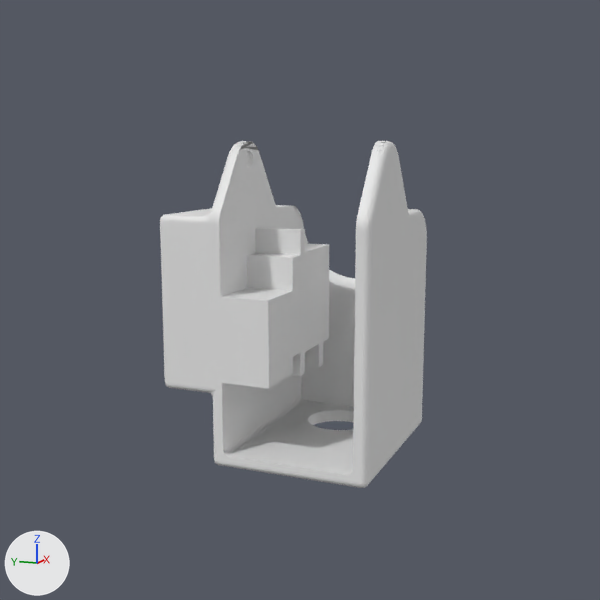
A saved change to the Blender file kettle-handle.blend.
Camera for both pictures: the file's camera 'Camera'. The lights are fixed; the arrows at lower left show +X, +Y and +Z. The same objects are shown in both versions, whatever each file hides.

The scene before the commit, as lines of its bpy script (objects in view):
```python
me_9g_servo = bpy.data.meshes.new('9G Servo')
me_9g_servo.from_pydata(...)  # 121 vertices, 64 faces; spans x -13.8..19.9, y -24.7..10.9, z -9.7..13.5
me_cube_003 = bpy.data.meshes.new('Cube.003')
me_cube_003.from_pydata(...)  # 45 vertices, 25 faces; spans x -8.0..40.0, y -18.5..31.0, z 2.0..75.0
me_cylinder_003 = bpy.data.meshes.new('Cylinder.003')
me_cylinder_003.from_pydata(...)  # 59 vertices, 40 faces; spans x -18.6..77.5, y -15.5..15.5, z 0.0..72.0
ob_9g_servo = bpy.data.objects.new('9G Servo', me_9g_servo)
ob_9g_servo.location = (50.86, 18.36, 29.0)
ob_9g_servo.rotation_euler = (1.571, -1.571, 0.0)  # degrees (90, -90, 0)
ob_9g_servo.scale = (1.05, 1.05, 1.06)
ob_9g_servo.hide_set(True)
ob_handle = bpy.data.objects.new('Handle', me_cube_003)
ob_handle.location = (48.0, 0.0, -5.0)
_m = ob_handle.modifiers.new('Boolean', 'BOOLEAN')
_m.object = ob_handle_cutout
_m.solver = 'FLOAT'
_m = ob_handle.modifiers.new('Boolean.001', 'BOOLEAN')
_m.object = ob_top_grip_001
_m.solver = 'FLOAT'
_m = ob_handle.modifiers.new('Bevel', 'BEVEL')
_m.width = 1.5
_m.width_pct = 1.5
_m.segments = 6
_m.limit_method = 'WEIGHT'
_m.use_clamp_overlap = False
ob_handle_cutout = bpy.data.objects.new('Handle cutout', me_cylinder_003)
ob_handle_cutout.location = (50.0, 0.0, 0.0)
ob_handle_cutout.scale = (0.7, 1.0, 1.0)
_m = ob_handle_cutout.modifiers.new('Boolean', 'BOOLEAN')
_m.object = ob_9g_servo
_m.operation = 'UNION'
_m.solver = 'FLOAT'
_m = ob_handle_cutout.modifiers.new('Boolean.001', 'BOOLEAN')
_m.object = ob_bottom_hole
_m.operation = 'UNION'
_m.solver = 'FLOAT'
ob_handle_cutout.hide_set(True)
```
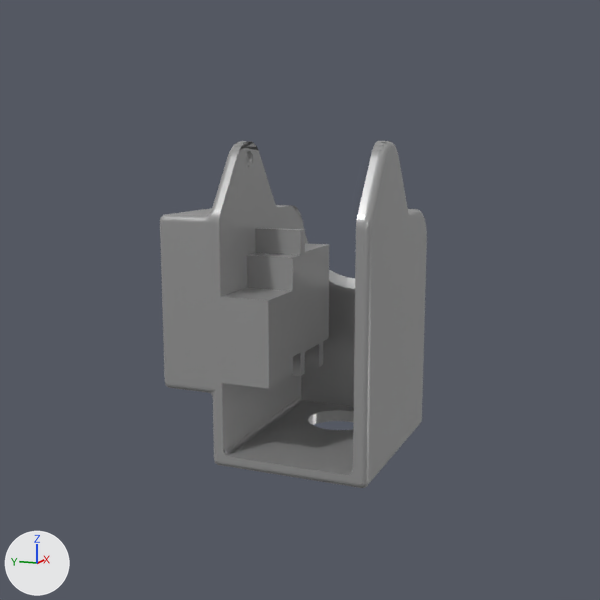
ob_9g_servo is not drawn itself; it is used by a modifier of ob_handle_cutout.
ob_handle_cutout is not drawn itself; it is used by a modifier of ob_handle.

What the commit changed:
Material 'Material' (mat_material) is new.
Its base color is (0.048, 0.0624, 0.8) (blue #3e47e7).
Material 'Material.002' (mat_material_002) is new.
Its base color is (0.402, 0.402, 0.402) (grey #aaaaaa).
Its metallic is 0.464.
Its roughness is 0.284.
Its sheen weight is 0.0804.
me_cube_003 has 45 vertices, 25 faces and spans x -8.0..40.0, y -18.5..31.0, z 2.0..75.0.
me_cube_003 now uses material mat_material_002 (grey #aaaaaa).
Mesh me_9g_servo_001 is new.
It has 359 vertices, 714 faces and spans x -16.5..16.5, y -11.2..18.8, z 0.0..12.0.
It uses material mat_material (blue #3e47e7).
Object 'Handle cutout' (ob_handle_cutout) has a BOOLEAN modifier named 'Boolean'.
On modifier 'Boolean' of object 'Handle cutout' (ob_handle_cutout), object goes from ob_9g_servo to ob_servo_cutout.
Object '9G Servo' (ob_9g_servo) now shows me_9g_servo_001 instead of me_9g_servo.
Object 'Servo cutout' (ob_servo_cutout) is new; it shows me_9g_servo.
Its location is (50.86, 18.36, 29.0).
Its rotation in degrees is (90, -90, 0).
Its scale is (1.05, 1.05, 1.06).
It is now shown.

Changed parts and their boxes (x1, y1, x2, y2) in the pictures (600 x 600 px):
'Handle', recoloured: (160, 141, 427, 488) in both
